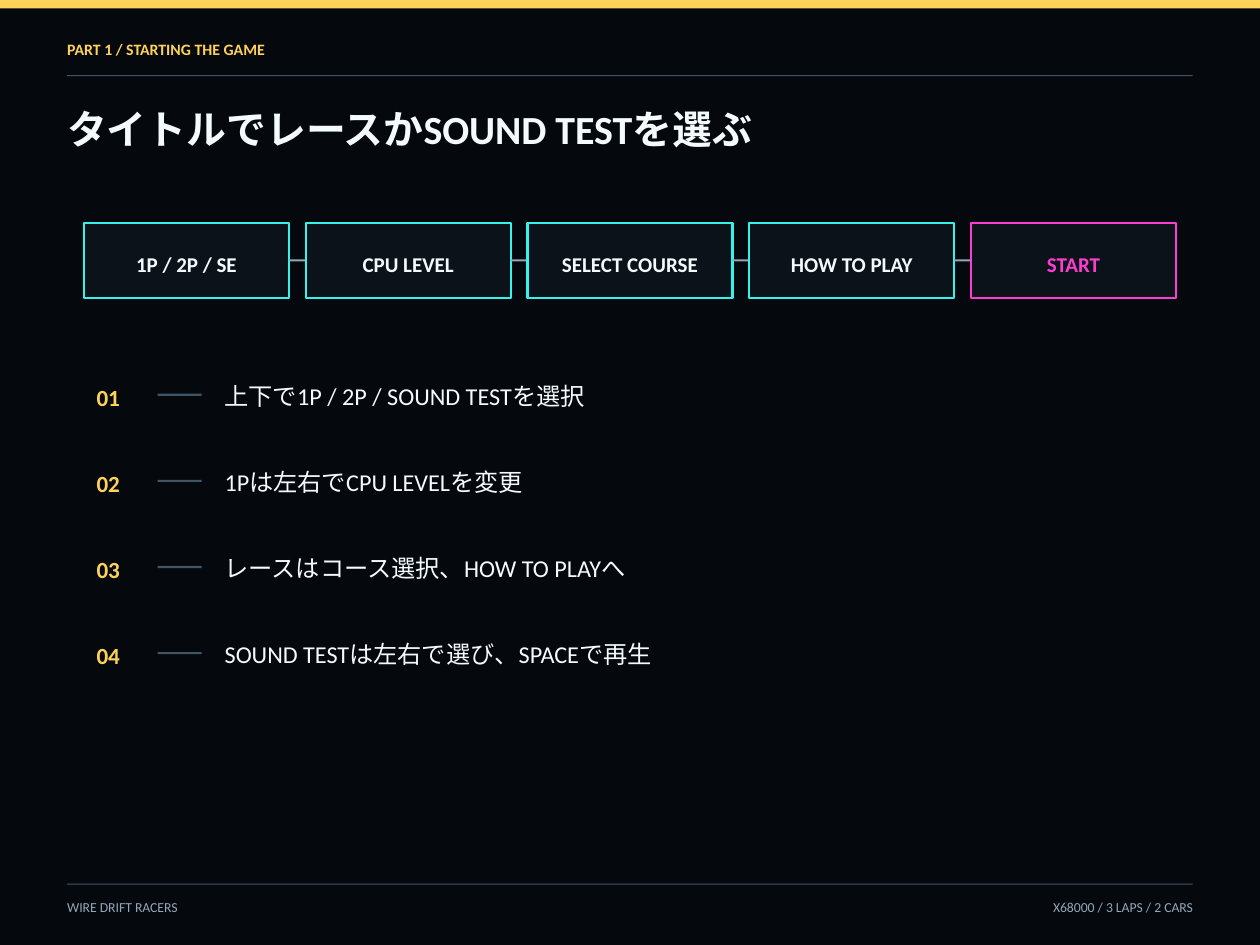
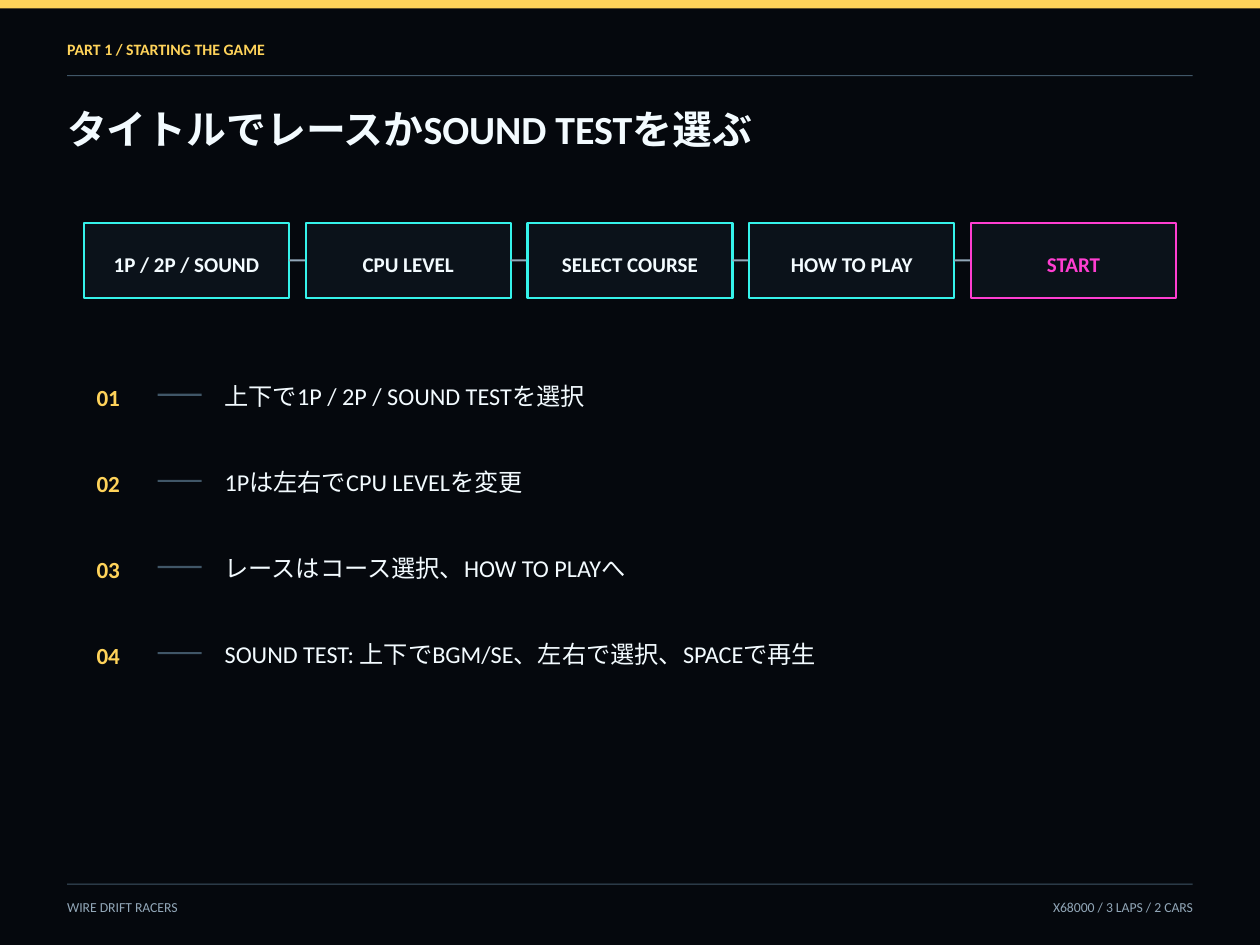
Before and after one commit to renatus-novus-x/wdrfrace, a slide deck: slide 4 of doc/manual-ja.pptx. Drawn at 1260x945 pixels with LibreOffice and Linux fonts; fonts in the diff are those of the drawing. Boxes give left, top, right and bottom in pixels: in the first picture for what was removed or moved away, otherwise in the second. Text is boxed around its words. In the diff, an @@ line names an element or a change of style, - is before the commit and + after.

Commit message:
Document result and audio behavior
Updated the English and Japanese manuals to match the current game flow: result screens now require held input to be released before accepting any key or pad input to return to title, and the title/ESC/Button 2 controls were clarified. The sound test section now explains BGM/SE navigation, unavailable public-build BGM, and the licensed private-build track changes for title, final lap, and result music.

```diff
--- a/doc/manual-ja.pptx
+++ b/doc/manual-ja.pptx
@@ text at bbox=[114, 258, 259, 272]: text changed @@
-1P / 2P / SE
+1P / 2P / SOUND
@@ text at bbox=[225, 642, 816, 665]: text changed @@
-SOUND TESTは左右で選び、SPACEで再生
+SOUND TEST: 上下でBGM/SE、左右で選択、SPACEで再生
```
Also in this commit, not shown: 3 other slides changed, 5 other files.
